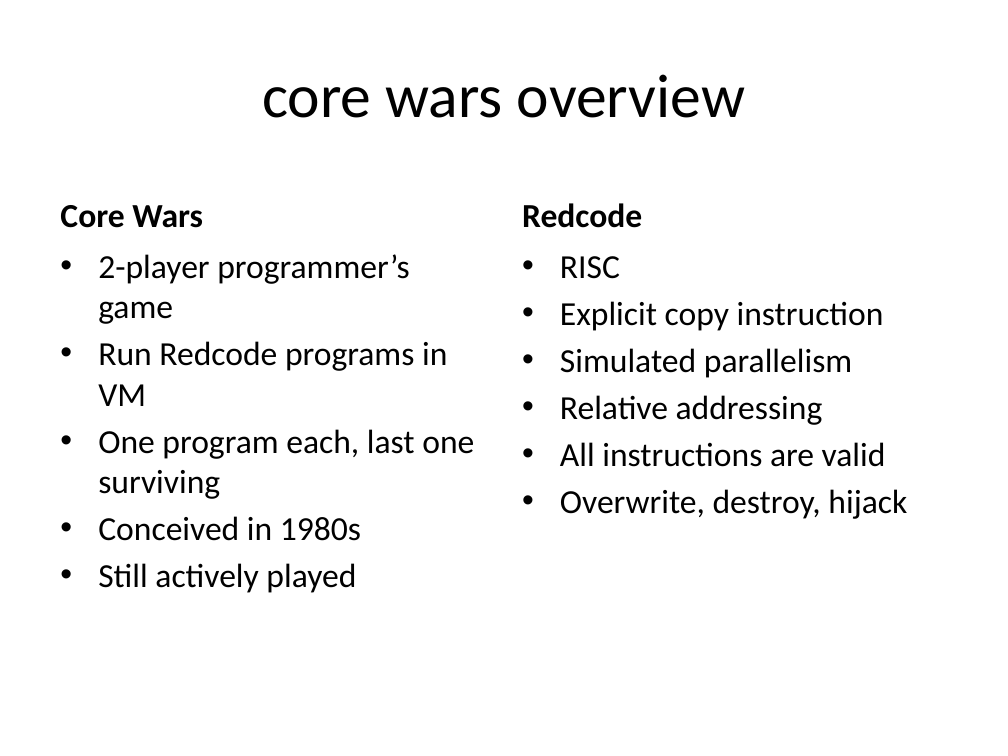
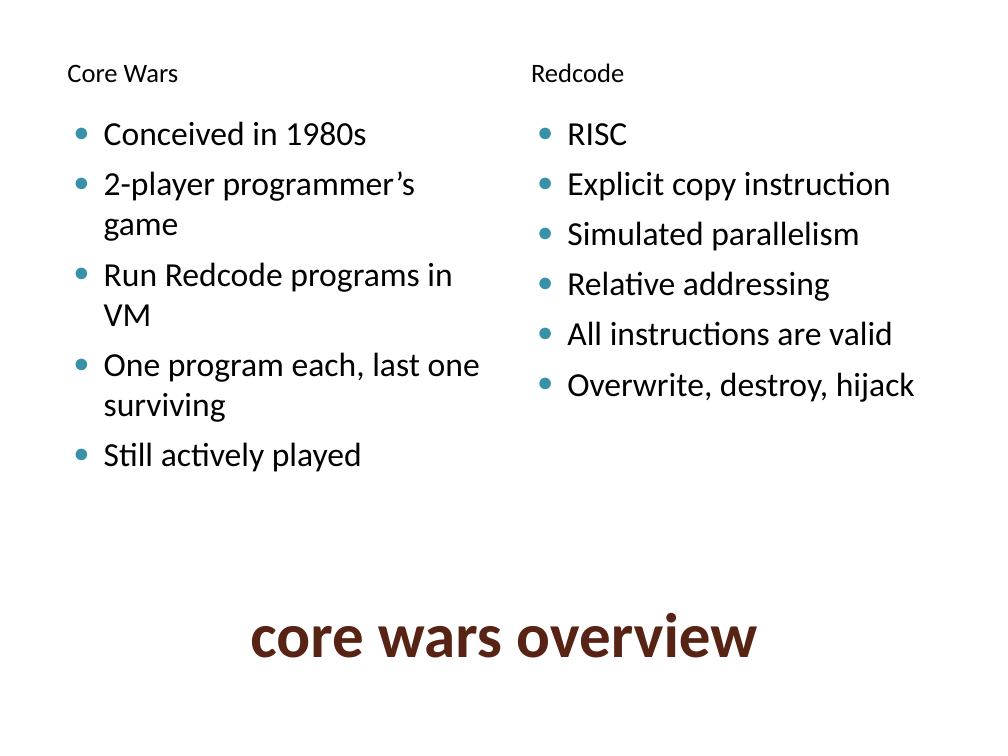
Before and after one commit to mallyvai/4holland, a slide deck: slide 6 of tierra.pptx (slide 5 before the commit). Drawn at 1008x756 pixels with LibreOffice and Linux fonts; fonts in the diff are those of the drawing; background and template pictures are left out. Boxes give left, top, right and bottom in pixels: in the first picture for what was removed or moved away, otherwise in the second. Text is boxed around its words. In the diff, an @@ line names an element or a change of style, - is before the commit and + after.

```diff
--- a/tierra.pptx
+++ b/tierra.pptx
@@ text "Core Wars": place and size @@
-text "Core Wars" at <box>60,205,203,228</box>
+text "Core Wars" at <box>50,36,494,107</box>
@@ text "Core Wars" at <box>50,36,494,107</box>: size 24 to 19 pt, bold off; indent changed; less space between paragraphs; vertical alignment bottom to middle; fill none to #FFFFFF; outline none to #FFFFFF 0.85 pt @@
@@ text "Redcode": place and size @@
-text "Redcode" at <box>522,203,642,228</box>
+text "Redcode" at <box>514,36,958,107</box>
@@ text "Redcode" at <box>514,36,958,107</box>: size 24 to 19 pt, bold off; indent changed; less space between paragraphs; vertical alignment bottom to middle; fill none to #FFFFFF; outline none to #FFFFFF 0.85 pt @@
@@ text "Conceived in 1980s": place and size @@
-text "Conceived in 1980s" at <box>98,254,474,593</box>
+text "Conceived in 1980s" at <box>50,107,494,560</box>
@@ text "Conceived in 1980s" at <box>50,107,494,560</box>: outline none to #FFFFFF 0.85 pt dashed @@
@@ text "RISC": place and size @@
-text "RISC" at <box>560,256,907,519</box>
+text "RISC" at <box>514,107,958,560</box>
@@ text "RISC" at <box>514,107,958,560</box>: bullet • to ●; more space between paragraphs; outline none to #FFFFFF 0.85 pt dashed @@
@@ text at <box>104,121,366,146</box>: paragraph added @@
+● Conceived in 1980s
@@ text at <box>104,171,480,472</box>: bullet • to ●; more space between paragraphs @@
@@ text at <box>98,516,361,541</box>: paragraph removed @@
-• Conceived in 1980s
@@ title "core wars overview": place and size @@
-title "core wars overview" at <box>262,74,745,118</box>
+title "core wars overview" at <box>250,612,757,658</box>
@@ title "core wars overview" at <box>250,612,757,658</box>: size 44 to 45 pt, text colour #000000 to #572314, bold on @@
```
Also in this commit, not shown: 10 other slides changed, 7 slides added, 3 slides removed.
